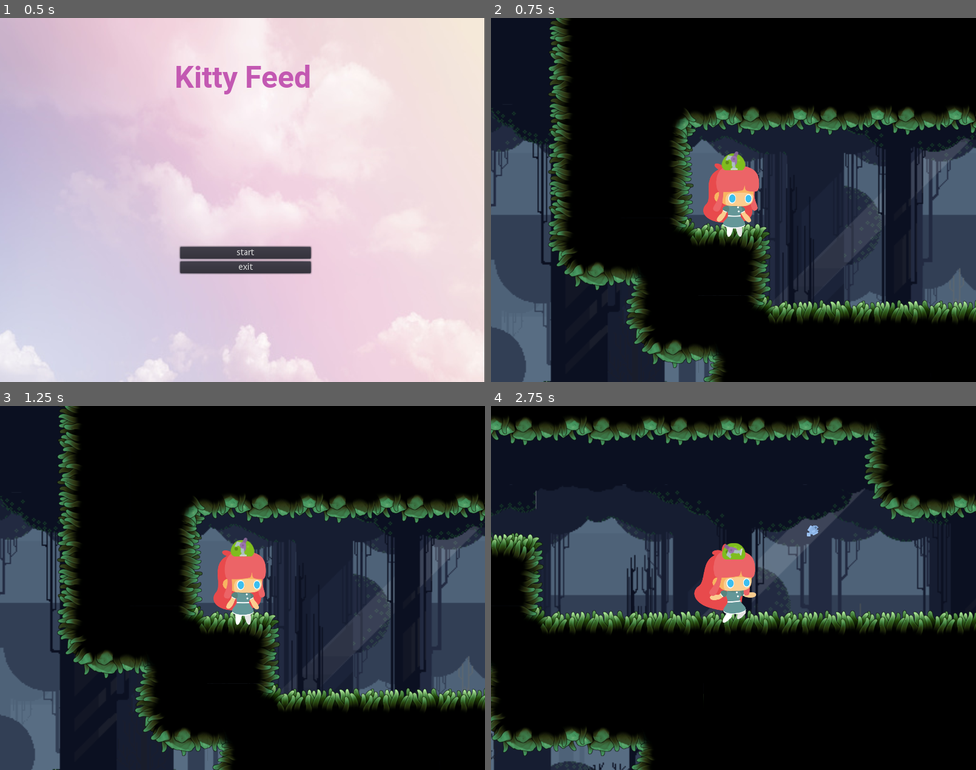
Above: before the commit, frames 1-4 (two rows, left to right).
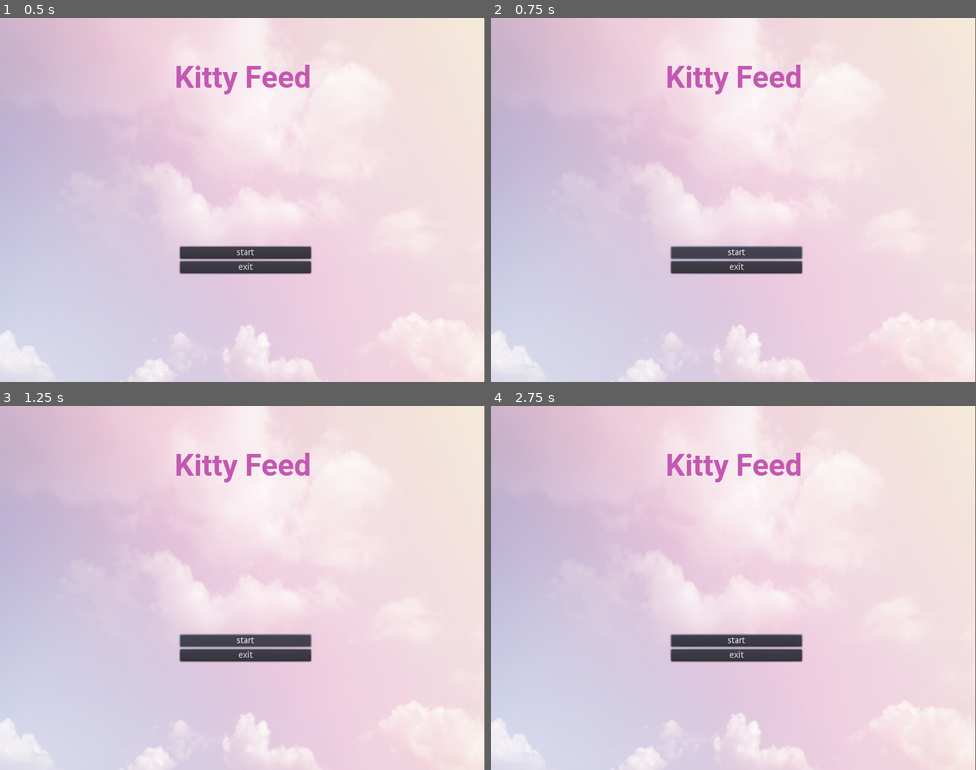
Above: after the commit, the same moments.

Repository: beluamat29/entregas-ipv-amat-maria-belen
Game: Godot game, scene res://src/screens/MainMenu.tscn
The game is run twice, just before and just after one commit, with the same random seed, the same clock (stepped at 60 frames per second) and the same inputs.
Inputs (mouse positions are in pixels of both pictures, inside the frame that each line leads up to):
- Up to frame 1 (0.5 s): no input
- Up to frame 2 (0.75 s): click "start" at 0.5 s
- Up to frame 3 (1.25 s): no input
- Up to frame 4 (2.75 s): click (738, 638) at 1.25 s, where only the run after the commit has a clickable "start"; move the mouse to (840, 569) at 2.02 s; hold D (move_right) from 2.03 s (still down); click (840, 569) at 2.1 s; tap Space (jump) at 2.27 s

Frame 1 is identical in both runs. In frame 2, 100% of the frame differs, in the area x 0-100%, y 0-100%; in frame 3, 100%; in frame 4, 100%.

Commit message:
se pausa el juego y se abre menu de pausa

Diff:
--- a/entregas/entrega-7-amat-maria-belen/begin/src/game/levels/LevelManager.gd
+++ b/entregas/entrega-7-amat-maria-belen/begin/src/game/levels/LevelManager.gd
@@ -4,7 +4,6 @@
 
 onready var current_level_container: Node = $CurrentLevelContainer
 
-## This won't run by itself. Use all variables and functions necessary to run this correctly.
 func _ready():
 	_setup_level(0)
 
--- a/entregas/entrega-7-amat-maria-belen/begin/src/game/levels/LevelManager.tscn
+++ b/entregas/entrega-7-amat-maria-belen/begin/src/game/levels/LevelManager.tscn
@@ -1,8 +1,10 @@
-[gd_scene load_steps=4 format=2]
+[gd_scene load_steps=6 format=2]
 
 [ext_resource path="res://src/game/levels/Level01.tscn" type="PackedScene" id=1]
 [ext_resource path="res://src/game/levels/LevelManager.gd" type="Script" id=2]
 [ext_resource path="res://src/game/ui/GUIManager.gd" type="Script" id=3]
+[ext_resource path="res://assets/textures/background/clouds.jpeg" type="Texture" id=4]
+[ext_resource path="res://src/game/levels/Button.gd" type="Script" id=5]
 
 [node name="LevelManager" type="Node"]
 script = ExtResource( 2 )
@@ -16,9 +18,67 @@
 mouse_filter = 2
 script = ExtResource( 3 )
 
+[node name="PauseButton" type="Button" parent="UI/GUI"]
+margin_left = 740.0
+margin_top = 570.0
+margin_right = 790.0
+margin_bottom = 590.0
+text = "pause"
+align = 2
+script = ExtResource( 5 )
+
 [node name="Menus" type="Control" parent="UI"]
-anchor_right = 1.0
-anchor_bottom = 1.0
+anchor_left = 0.5
+anchor_top = 0.5
+anchor_right = 0.5
+anchor_bottom = 0.5
+margin_left = -400.0
+margin_top = -300.0
+margin_right = 400.0
+margin_bottom = 300.0
 mouse_filter = 2
 
+[node name="PauseMenu" type="TextureRect" parent="UI/Menus"]
+visible = false
+anchor_left = 0.5
+anchor_top = 0.5
+anchor_right = 0.5
+anchor_bottom = 0.5
+margin_left = -182.0
+margin_top = -109.0
+margin_right = -113.0
+margin_bottom = -43.0
+rect_scale = Vector2( 5.28108, 3.2965 )
+texture = ExtResource( 4 )
+expand = true
+
+[node name="VBoxContainer" type="VBoxContainer" parent="UI/Menus/PauseMenu"]
+anchor_left = 0.5
+anchor_top = 0.5
+anchor_right = 0.5
+anchor_bottom = 0.5
+margin_left = -34.5
+margin_top = -32.5
+margin_right = 34.5
+margin_bottom = 32.5
+alignment = 1
+
+[node name="ResumeButton" type="Button" parent="UI/Menus/PauseMenu/VBoxContainer"]
+margin_top = 10.0
+margin_right = 61.0
+margin_bottom = 30.0
+size_flags_horizontal = 0
+size_flags_vertical = 0
+text = "resume"
+
+[node name="QuitButton" type="Button" parent="UI/Menus/PauseMenu/VBoxContainer"]
+margin_top = 34.0
+margin_right = 37.0
+margin_bottom = 54.0
+size_flags_horizontal = 0
+size_flags_vertical = 0
+text = "quit"
+
 [node name="CurrentLevelContainer" type="Node" parent="."]
+
+[connection signal="pressed" from="UI/GUI/PauseButton" to="UI/GUI/PauseButton" method="_on_PauseButton_pressed"]
